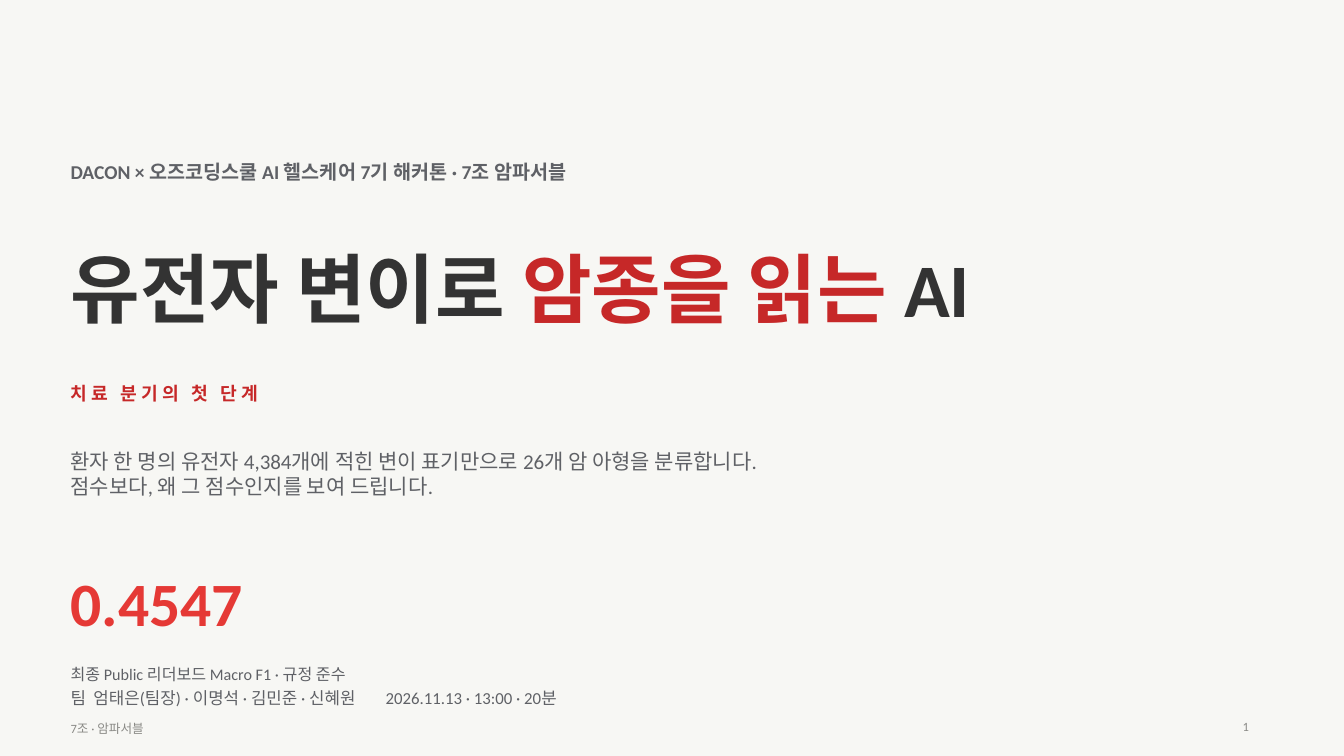
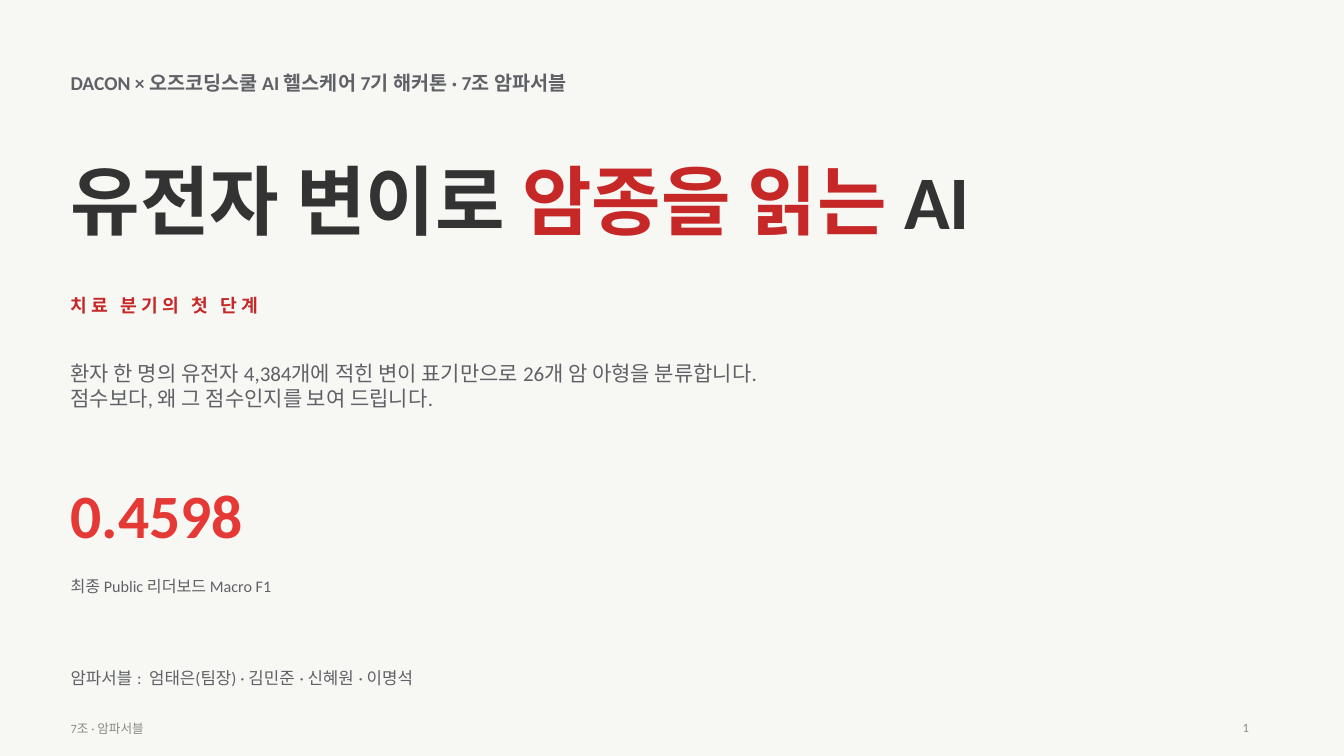
Before and after one commit to ten-infosec/dacon-cancer-subtype-oz-team7, a slide deck: slide 1 of docs/slides/team7_ampossible_slides.pptx. Drawn at 1344x756 pixels with LibreOffice and Linux fonts; fonts in the diff are those of the drawing. Boxes give left, top, right and bottom in pixels: in the first picture for what was removed or moved away, otherwise in the second. Text is boxed around its words. In the diff, an @@ line names an element or a change of style, - is before the commit and + after.

```diff
--- a/docs/slides/team7_ampossible_slides.pptx
+++ b/docs/slides/team7_ampossible_slides.pptx
@@ 4 texts: place and size @@
-4 texts at box(71, 162, 970, 497)
+4 texts at box(71, 73, 970, 409)
@@ text at box(71, 495, 243, 539): text changed @@
-0.4547
+0.4598
@@ text at box(71, 578, 272, 594): text changed @@
-최종 Public 리더보드 Macro F1 · 규정 준수
+최종 Public 리더보드 Macro F1
@@ text at box(71, 670, 413, 686): text changed @@
-팀 엄태은(팀장) · 이명석 · 김민준 · 신혜원 2026.11.13 · 13:00 · 20분
+암파서블 : 엄태은(팀장) · 김민준 · 신혜원 · 이명석
```
Also in this commit, not shown: 17 other slides changed, 4 other files.
